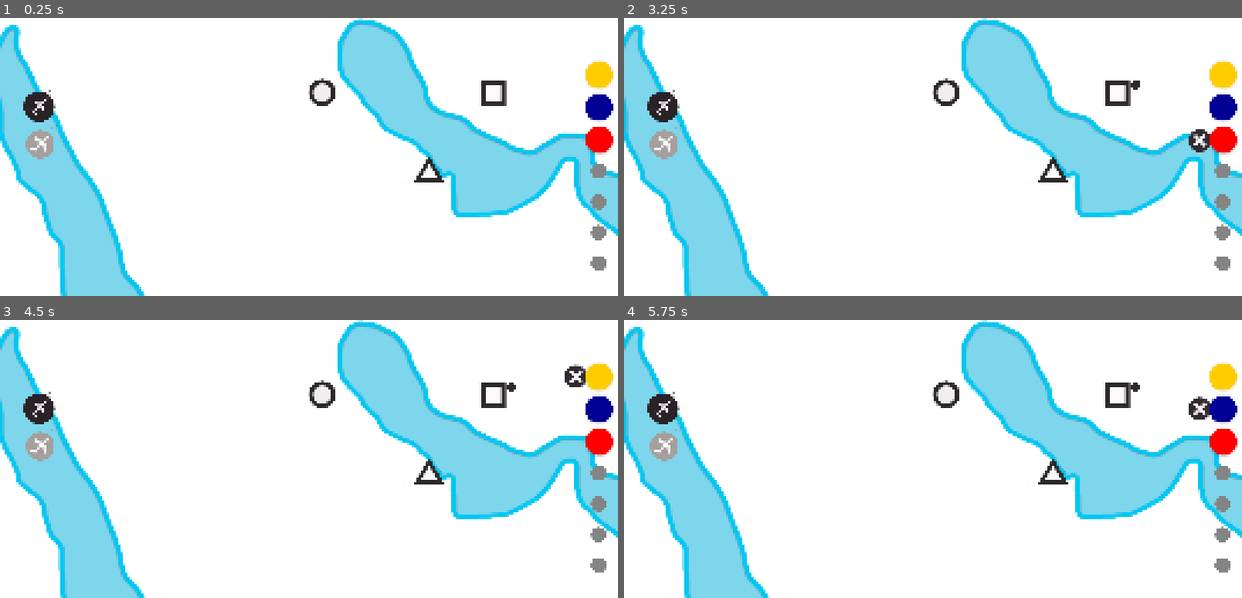
Above: before the commit, frames 1-4 (two rows, left to right).
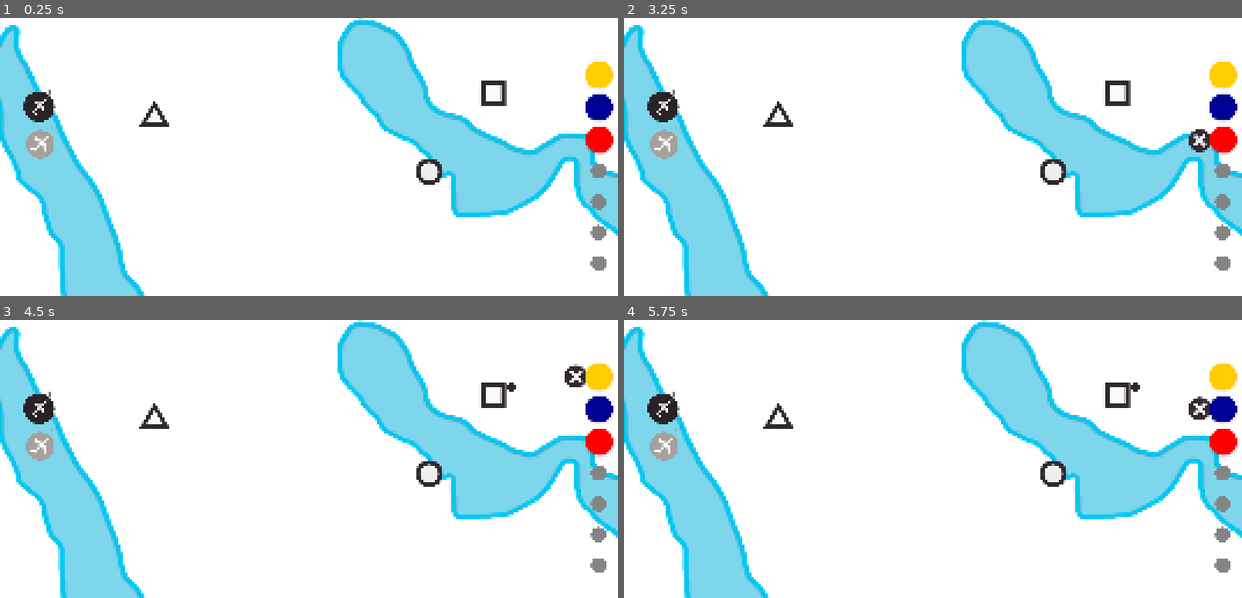
Above: after the commit, the same moments.

Repository: top-it-090304/Holding-Pattern
Game: Godot game, scene res://scene/Main.tscn
The game is run twice, just before and just after one commit, with the same random seed, the same clock (stepped at 60 frames per second) and the same inputs.
Inputs (mouse positions are in pixels of both pictures, inside the frame that each line leads up to):
- Up to frame 1 (0.25 s): no input
- Up to frame 2 (3.25 s): click (1223, 73) at 0.5 s; click (1223, 76) at 1.25 s; click (1223, 106) at 2 s; click (1223, 140) at 2.75 s
- Up to frame 3 (4.5 s): click (574, 442) at 3.5 s; click (599, 378) at 4.25 s
- Up to frame 4 (5.75 s): click (1223, 408) at 5 s

The runs differ from the first frame. In frame 1, 0.6% of the frame differs, in the area x 7-72%, y 21-60%; in frame 2, 0.7%, in the area x 7-84%, y 21-60%; in frame 3, 0.6%; in frame 4, 0.6%.

Commit message:
UI: change position button in the game_over

Diff:
--- a/scene/Main.tscn
+++ b/scene/Main.tscn
@@ -100,7 +100,7 @@
 autostart = true
 
 [node name="WeekTimer" type="Timer" parent="." unique_id=1788865495]
-wait_time = 20.0
+wait_time = 120.0
 autostart = true
 
 [node name="GameOverUI" type="CanvasLayer" parent="." unique_id=2125910932]
@@ -117,23 +117,25 @@
 
 [node name="Restart" type="Button" parent="GameOverUI/MainPack" unique_id=2137488011]
 process_mode = 3
-offset_left = 383.0
-offset_top = 698.0
-offset_right = 913.0
-offset_bottom = 799.0
+offset_left = 247.0
+offset_top = 680.0
+offset_right = 1181.0594
+offset_bottom = 858.0
 pivot_offset = Vector2(150, 40)
 icon = ExtResource("4_aex65")
 flat = true
+expand_icon = true
 
 [node name="Menu" type="Button" parent="GameOverUI/MainPack" unique_id=1409947932]
 process_mode = 3
-offset_left = 379.0
-offset_top = 787.0
-offset_right = 888.0
-offset_bottom = 892.0
+offset_left = 243.0
+offset_top = 850.0
+offset_right = 887.7333
+offset_bottom = 983.0
 pivot_offset = Vector2(150, 40)
 icon = ExtResource("5_hrl0l")
 flat = true
+expand_icon = true
 
 [node name="RichTextLabel" type="RichTextLabel" parent="GameOverUI/MainPack" unique_id=446887255]
 offset_left = 656.0
@@ -519,7 +521,7 @@
 [node name="Zone0" type="Node2D" parent="AirportSpawn" unique_id=662884658]
 
 [node name="Marker2D13" type="Marker2D" parent="AirportSpawn/Zone0" unique_id=637834047]
-position = Vector2(1361, 362)
+position = Vector2(1363, 381)
 
 [node name="Marker2D15" type="Marker2D" parent="AirportSpawn/Zone0" unique_id=847740902]
 position = Vector2(1911, 343)
@@ -530,9 +532,6 @@
 [node name="Marker2D21" type="Marker2D" parent="AirportSpawn/Zone0" unique_id=1443767768]
 position = Vector2(1635, 343)
 
-[node name="Marker2D4" type="Marker2D" parent="AirportSpawn/Zone0" unique_id=724271619]
-position = Vector2(1581, 534)
-
 [node name="Marker2D41" type="Marker2D" parent="AirportSpawn/Zone0" unique_id=294930515]
 position = Vector2(1808, 471)
 
@@ -544,8 +543,11 @@
 [node name="Marker2D39" type="Marker2D" parent="AirportSpawn/Zone1" unique_id=1741753548]
 position = Vector2(1213, 308)
 
-[node name="Marker2D7" type="Marker2D" parent="AirportSpawn/Zone1" unique_id=775064315]
-position = Vector2(2047, 226)
+[node name="Marker2D" type="Marker2D" parent="AirportSpawn/Zone1" unique_id=948312932]
+position = Vector2(2032, 497)
+
+[node name="Marker2D4" type="Marker2D" parent="AirportSpawn/Zone1" unique_id=724271619]
+position = Vector2(1581, 534)
 
 [node name="Zone2" type="Node2D" parent="AirportSpawn" unique_id=2006067962]
 
@@ -567,6 +569,9 @@
 [node name="Marker2D22" type="Marker2D" parent="AirportSpawn/Zone2" unique_id=2138527082]
 position = Vector2(2091, 651)
 
+[node name="Marker2D7" type="Marker2D" parent="AirportSpawn/Zone2" unique_id=775064315]
+position = Vector2(2047, 226)
+
 [node name="Zone3" type="Node2D" parent="AirportSpawn" unique_id=1090776262]
 
 [node name="Marker2D31" type="Marker2D" parent="AirportSpawn/Zone3" unique_id=1398883371]
@@ -587,7 +592,7 @@
 position = Vector2(1150, 890)
 
 [node name="Marker2D8" type="Marker2D" parent="AirportSpawn/Zone4" unique_id=1976112312]
-position = Vector2(1482, 23)
+position = Vector2(1458, 38)
 
 [node name="Marker2D30" type="Marker2D" parent="AirportSpawn/Zone4" unique_id=1942750639]
 position = Vector2(667, 644)
--- a/scripts/GameData.gd
+++ b/scripts/GameData.gd
@@ -1,8 +1,8 @@
 extends Node
 
-var start_planes: int = 7
+var start_planes: int = 3
 var big_planes = 0
-var max_passengers: int = 1488
+var max_passengers: int = 6
 var current_week = 1
 
 var high_score: int = 0
--- a/scripts/Main.gd
+++ b/scripts/Main.gd
@@ -87,7 +87,7 @@
 	animate_score()
 
 	passenger_timer = Timer.new()
-	passenger_timer.wait_time = 3.0
+	passenger_timer.wait_time = 4.0
 	passenger_timer.autostart = true
 	passenger_timer.timeout.connect(_on_passenger_timer_timeout)
 	add_child(passenger_timer)
@@ -166,10 +166,10 @@
 
 		current_phase += 1
 		if passenger_timer:
-			var new_speed = max(1.0, 0.3 - (current_phase * 0.5))
+			var new_speed = max(0.2, 4.0 - (current_phase * 0.5))
 			passenger_timer.wait_time = new_speed
-			print(new_speed)
 			passenger_timer.start()
+			print("Фаза: ", current_phase, "(ZOOM: ", target_zoom, "пассажиров/сек: ", new_speed)
 
 
 func _input(event):
--- a/scripts/Plane_add.gd
+++ b/scripts/Plane_add.gd
@@ -82,7 +82,7 @@
 func _drop_plane():
 	is_dragging = false
 	var canvas_transform = get_viewport().get_canvas_transform()
-	var mouse_pos = canvas_transform.affine_inverse() * get_viewport().get_mouse_position() + Vector2(0.0, -90.0)
+	var mouse_pos = canvas_transform.affine_inverse() * get_viewport().get_mouse_position() + Vector2(0.0, -100.0)
 	var found_route = null
 	var route_data_ = null
 	var t_ = 0.0
